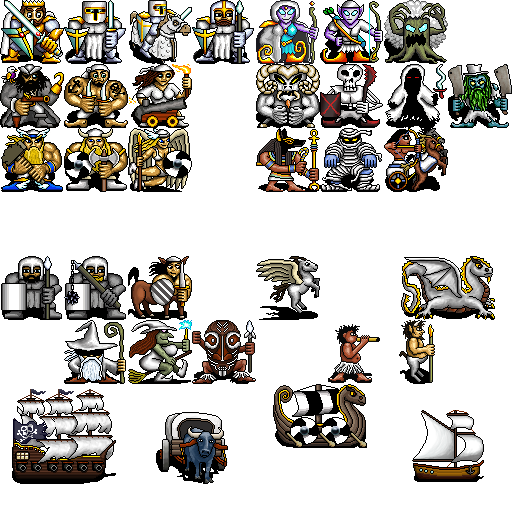
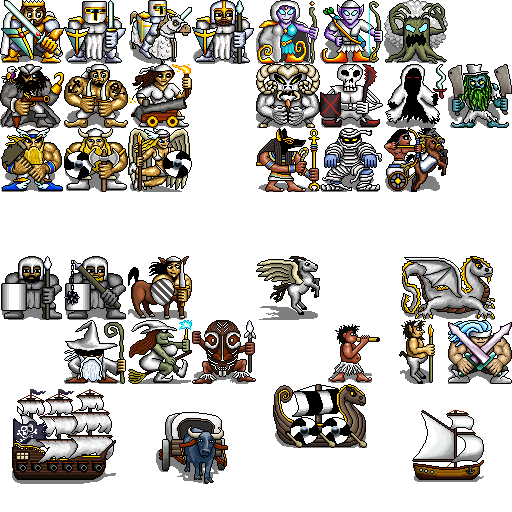
Layers edited between the first and the second w=512, h=512 image:
painted on "Colour" over [449,330,511,383]
painted on "Detail" over [17,26,512,462]
"Shadow": opacity 100% → 50%, painted on it over [0,29,500,484]
